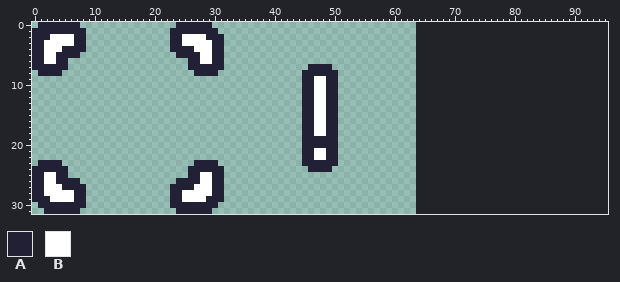
Sprite sheet -- game/assets/crosshairs.png. Above: the version before the commit.
The file is 64x32 pixels. The old version is drawn lined up with the new one, on the new canvas.
Palette (. is transparent): A #222034  B #ffffff
Pixels before (only the part around the change), first column x 57:
 0 .......................................
 1 .......................................
 2 .......................................
 3 .......................................
 4 .......................................
 5 .......................................
 6 .......................................
 7 .......................................
 8 .......................................
 9 .......................................
10 .......................................
11 .......................................
12 .......................................
13 .......................................
14 .......................................
15 .......................................
16 .......................................
17 .......................................
18 .......................................
19 .......................................
20 .......................................
21 .......................................
22 .......................................
23 .......................................
24 .......................................
25 .......................................
26 .......................................
27 .......................................
28 .......................................
29 .......................................
30 .......................................
31 .......................................
After:
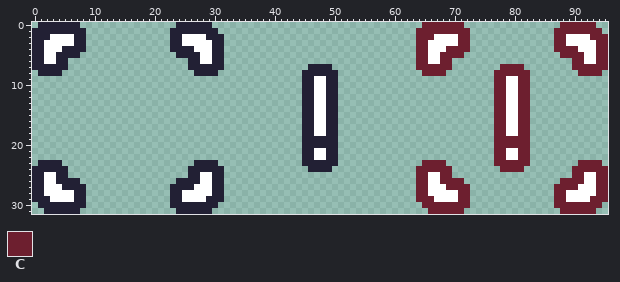
Colours new in this view: C #6d1f2f
What changed:
canvas 64x32 -> 96x32
Changed rows in their new state; - is an unchanged pixel.
first column x 64:
 0 -CCCCCCC----------------CCCCCC--
 1 CCCCCCCCC--------------CCCCCCCC-
 2 CCCBBBBCC--------------CCBBBBCCC
 3 CCBBBBBCC--------------CCBBBBBCC
 4 CCBBBCCCC--------------CCCCBBBCC
 5 CCBBCCCC----------------CCCCBBCC
 6 CCBBCC--------------------CCBBCC
 7 CCCCCC--------CCCC--------CCCCCC
 8 -CCCC--------CCCCCC--------CCCC-
 9 -------------CCBBCC-------------
10 -------------CCBBCC-------------
11 -------------CCBBCC-------------
12 -------------CCBBCC-------------
13 -------------CCBBCC-------------
14 -------------CCBBCC-------------
15 -------------CCBBCC-------------
16 -------------CCBBCC-------------
17 -------------CCBBCC-------------
18 -------------CCBBCC-------------
19 -------------CCCCCC-------------
20 -------------CCCCCC-------------
21 -------------CCBBCC-------------
22 -------------CCBBCC-------------
23 -CCCC--------CCCCCC--------CCCC-
24 CCCCCC--------CCCC--------CCCCCC
25 CCBBCC--------------------CCBBCC
26 CCBBCCCC----------------CCCCBBCC
27 CCBBBCCCC--------------CCCCBBBCC
28 CCBBBBBCC--------------CCBBBBBCC
29 CCCBBBBCC--------------CCBBBBCCC
30 -CCCCCCCC--------------CCCCCCCC-
31 --CCCCCC----------------CCCCCC--
Pixel boxes of the changes (left, top, right, bottom) in both pictures:
added: (416, 22, 530, 214)
added: (554, 22, 608, 76)
added: (554, 160, 608, 214)
